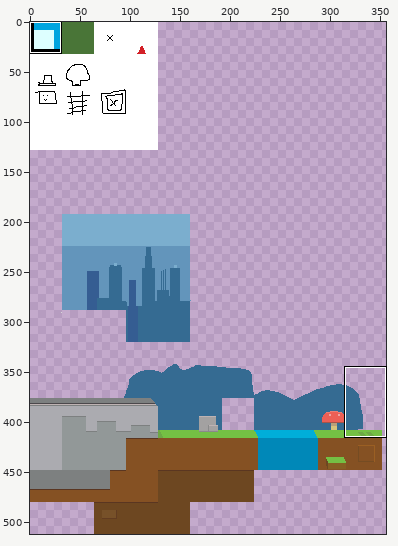
Sprite sheet -- assets/tiles.png. The picture above shows the old version from afar; the outline marks the close-up.
Close-up. Before:
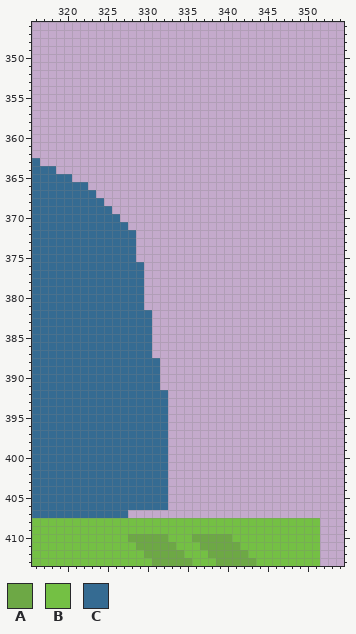
The file is 512x512 pixels. Colours within 5 levels of each other are drawn and written as one. Shown: x 316..354, y 346..413. The wide view leaves out empty margins. The commit also changed other parts of the picture, which this record leaves out.
Palette (. is transparent): A #6da845  B #74c044  C #356b92
Pixels before (only the part around the change), first column x 316:
346 .......................................
347 .......................................
348 .......................................
349 .......................................
350 .......................................
351 .......................................
352 .......................................
353 .......................................
354 .......................................
355 .......................................
356 .......................................
357 .......................................
358 .......................................
359 .......................................
360 .......................................
361 .......................................
362 .......................................
363 C......................................
364 CCC....................................
365 CCCCC..................................
366 CCCCCCC................................
367 CCCCCCCC...............................
368 CCCCCCCCC..............................
369 CCCCCCCCCC.............................
370 CCCCCCCCCCC............................
371 CCCCCCCCCCCC...........................
372 CCCCCCCCCCCCC..........................
373 CCCCCCCCCCCCC..........................
374 CCCCCCCCCCCCC..........................
375 CCCCCCCCCCCCC..........................
376 CCCCCCCCCCCCCC.........................
377 CCCCCCCCCCCCCC.........................
378 CCCCCCCCCCCCCC.........................
379 CCCCCCCCCCCCCC.........................
380 CCCCCCCCCCCCCC.........................
381 CCCCCCCCCCCCCC.........................
382 CCCCCCCCCCCCCCC........................
383 CCCCCCCCCCCCCCC........................
384 CCCCCCCCCCCCCCC........................
385 CCCCCCCCCCCCCCC........................
386 CCCCCCCCCCCCCCC........................
387 CCCCCCCCCCCCCCC........................
388 CCCCCCCCCCCCCCCC.......................
389 CCCCCCCCCCCCCCCC.......................
390 CCCCCCCCCCCCCCCC.......................
391 CCCCCCCCCCCCCCCC.......................
392 CCCCCCCCCCCCCCCCC......................
393 CCCCCCCCCCCCCCCCC......................
394 CCCCCCCCCCCCCCCCC......................
395 CCCCCCCCCCCCCCCCC......................
396 CCCCCCCCCCCCCCCCC......................
397 CCCCCCCCCCCCCCCCC......................
398 CCCCCCCCCCCCCCCCC......................
399 CCCCCCCCCCCCCCCCC......................
400 CCCCCCCCCCCCCCCCC......................
401 CCCCCCCCCCCCCCCCC......................
402 CCCCCCCCCCCCCCCCC......................
403 CCCCCCCCCCCCCCCCC......................
404 CCCCCCCCCCCCCCCCC......................
405 CCCCCCCCCCCCCCCCC......................
406 CCCCCCCCCCCCCCCCC......................
407 CCCCCCCCCCCC...........................
408 BBBBBBBBBBBBBBBBBBBBBBBBBBBBBBBBBBBB...
409 BBBBBBBBBBBBBBBBBBBBBBBBBBBBBBBBBBBB...
410 BBBBBBBBBBBBAAAAABBBAAAAABBBBBBBBBBB...
The result:
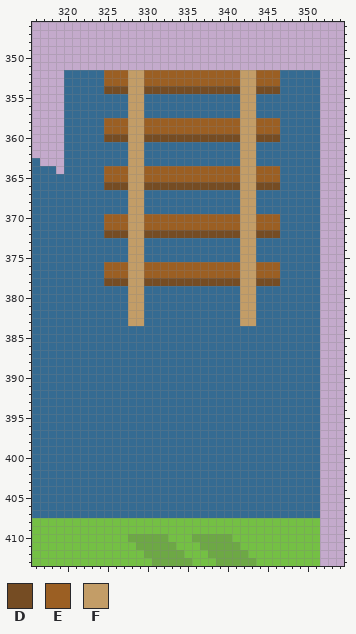
Colours new in this view: D #754c23  E #9b5f23  F #c39d67
Changes in this commit:
There is now colour C in rows 352 to 354 at x 320 to 324 and 347 to 351; in rows 355 to 357 at x 320 to 327, 330 to 341 and 344 to 351; in rows 358 to 360 at x 320 to 324 and 347 to 351; in rows 361 to 363 at x 320 to 327, 330 to 341 and 344 to 351; in row 364 at x 320 to 324 and 347 to 351; in row 365 at x 321 to 324 and 347 to 351.
There is now colour C in row 366 at x 323 to 324 and 347 to 351; in row 367 at x 324 to 327, 330 to 341 and 344 to 351; in row 368 at x 325 to 327, 330 to 341 and 344 to 351; in row 369 at x 326 to 327, 330 to 341 and 344 to 351; in rows 370 to 372 at x 347 to 351; in rows 373 to 375 at x 330 to 341 and 344 to 351.
There is now colour C in rows 376 to 378 at x 347 to 351; in rows 379 to 381 at x 330 to 341 and 344 to 351; in rows 382 to 383 at x 331 to 341 and 344 to 351; in rows 384 to 387 at x 331 to 351; in rows 388 to 391 at x 332 to 351; in rows 392 to 406 at x 333 to 351.
There is now colour C in row 407 at x 328 to 351.
There is now colour D in row 354 at x 325 to 327, 330 to 341 and 344 to 346; in row 360 at x 325 to 327, 330 to 341 and 344 to 346; in row 366 at x 325 to 327, 330 to 341 and 344 to 346; in row 372 at x 330 to 341 and 344 to 346; in row 378 at x 330 to 341 and 344 to 346.
The edit turns colour C into colour D in row 372 at x 325 to 327; in row 378 at x 325 to 327.
There is now colour E in rows 352 to 353 at x 325 to 327, 330 to 341 and 344 to 346; in rows 358 to 359 at x 325 to 327, 330 to 341 and 344 to 346; in rows 364 to 365 at x 325 to 327, 330 to 341 and 344 to 346; in row 370 at x 327, 330 to 341 and 344 to 346; in row 371 at x 330 to 341 and 344 to 346; in rows 376 to 377 at x 330 to 341 and 344 to 346.
The edit turns colour C into colour E in row 370 at x 325 to 326; in row 371 at x 325 to 327; in rows 376 to 377 at x 325 to 327.
There is now colour F in rows 352 to 371 at x 328 to 329 and 342 to 343; in rows 372 to 375 at x 329 and 342 to 343; in rows 376 to 383 at x 342 to 343.
The edit turns colour C into colour F in rows 372 to 375 at x 328; in rows 376 to 383 at x 328 to 329.
Boxes around the changes in both close-ups, in picture pixels (x1, y1, x2, y2):
changed: (64, 70, 320, 518)
